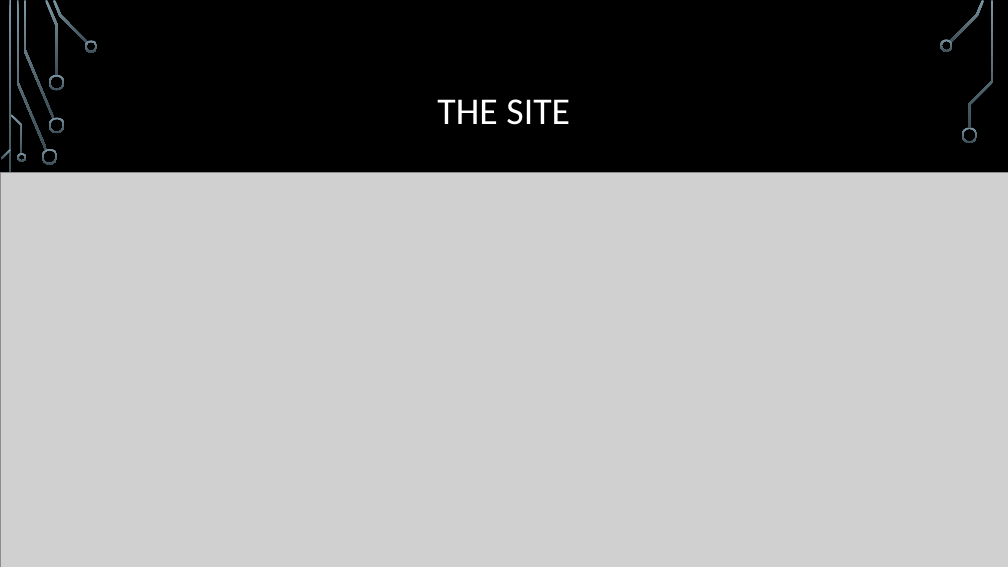
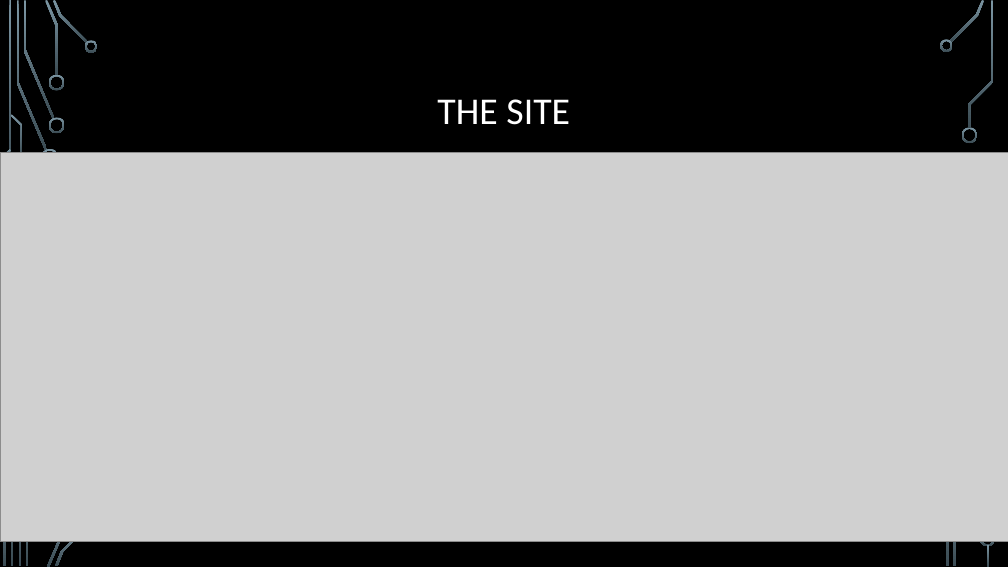
Before and after one commit to dmoradiya/Banking-Application-and-Expenses-Tracker-with-React---C-ASP-.NET-MVC, a slide deck: slide 8 of Planning/Virtual Velocity.pptx. Drawn at 1008x567 pixels with LibreOffice and Linux fonts; fonts in the diff are those of the drawing; grey boxes stand for pictures; background and template pictures are left out. Boxes give left, top, right and bottom in pixels: in the first picture for what was removed or moved away, otherwise in the second. Text is boxed around its words. In the diff, an @@ line names an element or a change of style, - is before the commit and + after.

```diff
--- a/Planning/Virtual Velocity.pptx
+++ b/Planning/Virtual Velocity.pptx
@@ picture: place and size @@
-picture at box(0, 172, 1008, 567)
+picture at box(0, 153, 1008, 542)
@@ freeform shape added at box(18, 417, 48, 566), fill gradient #7C96A3 to #3B4C54 @@
@@ freeform shape added at box(980, 531, 996, 547), fill gradient #7C96A3 to #3B4C54 @@
```
Also in this commit, not shown: 2 other slides changed, 3 slides added, 4 slides removed, 2 other files.
